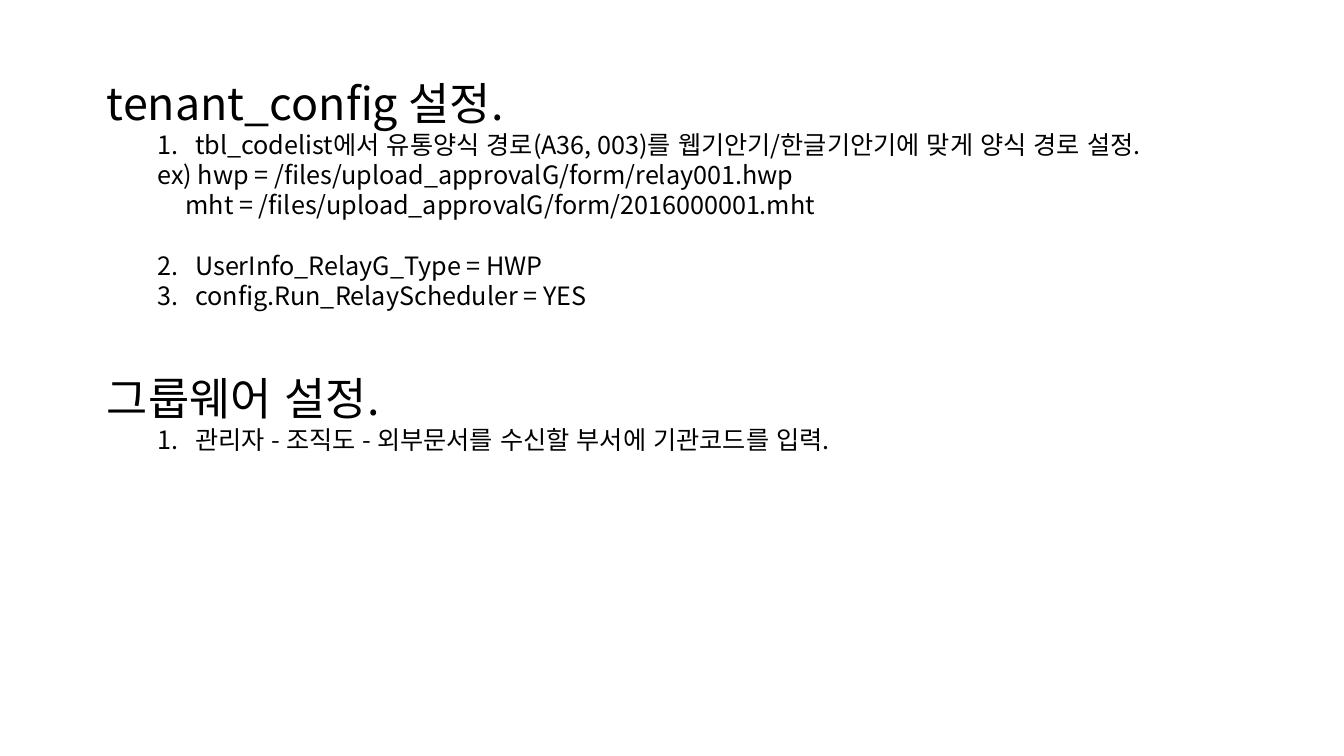
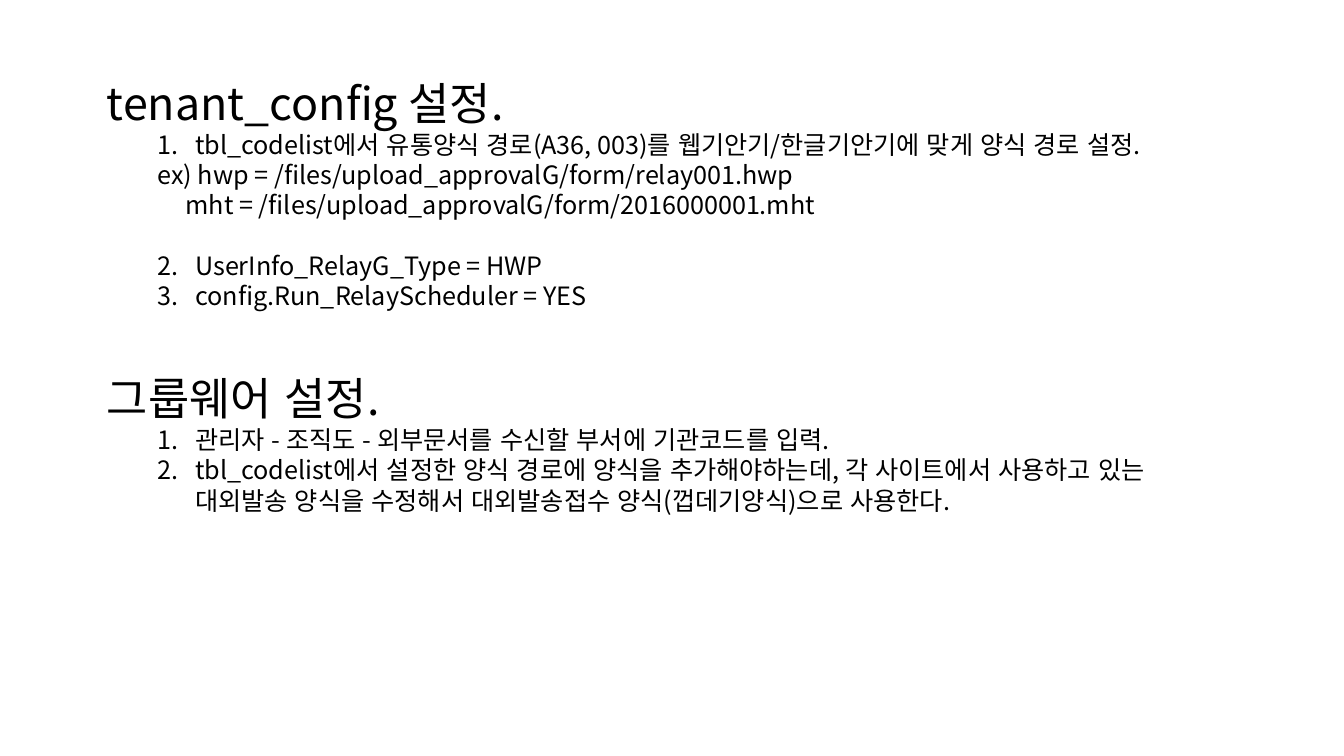
Before and after one commit to Shim8934/refactor_ezFlow4Java, a slide deck: slide 14 of docs/tech/ezApprovalG/문서유통 설치/문서유통 모듈 설치가이드.pptx. Drawn at 1344x756 pixels with LibreOffice and Linux fonts; fonts in the diff are those of the drawing. Boxes give left, top, right and bottom in pixels: in the first picture for what was removed or moved away, otherwise in the second. Text is boxed around its words. In the diff, an @@ line names an element or a change of style, - is before the commit and + after.

Commit message:
문서유통 모듈 설치가이드 수정 및 깨비메일 마이그레이션 가이드 추가.

```diff
--- a/docs/tech/ezApprovalG/문서유통 설치/문서유통 모듈 설치가이드.pptx
+++ b/docs/tech/ezApprovalG/문서유통 설치/문서유통 모듈 설치가이드.pptx
@@ text at box(195, 458, 1144, 515): paragraph added @@
+  2. tbl_codelist에서 설정한 양식 경로에 양식을 추가해야하는데, 각 사이트에서 사용하고 있는 대외발송 양식을 수정해서 대외발송접수 양식(껍데기양식)으로 사용한다.
```
Also in this commit, not shown: 1 other file.
